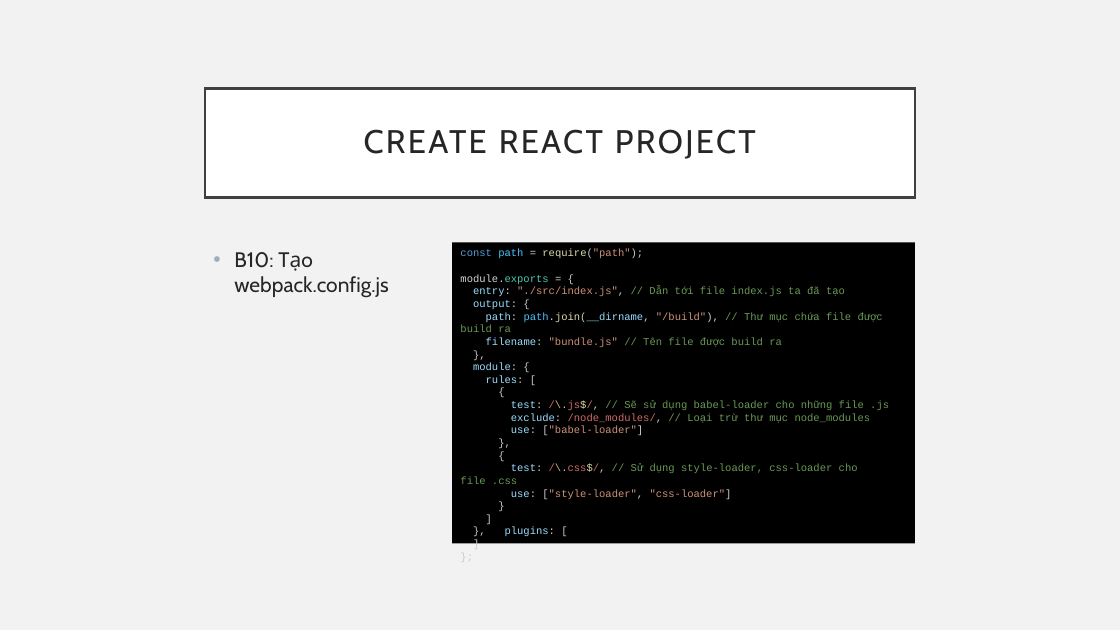
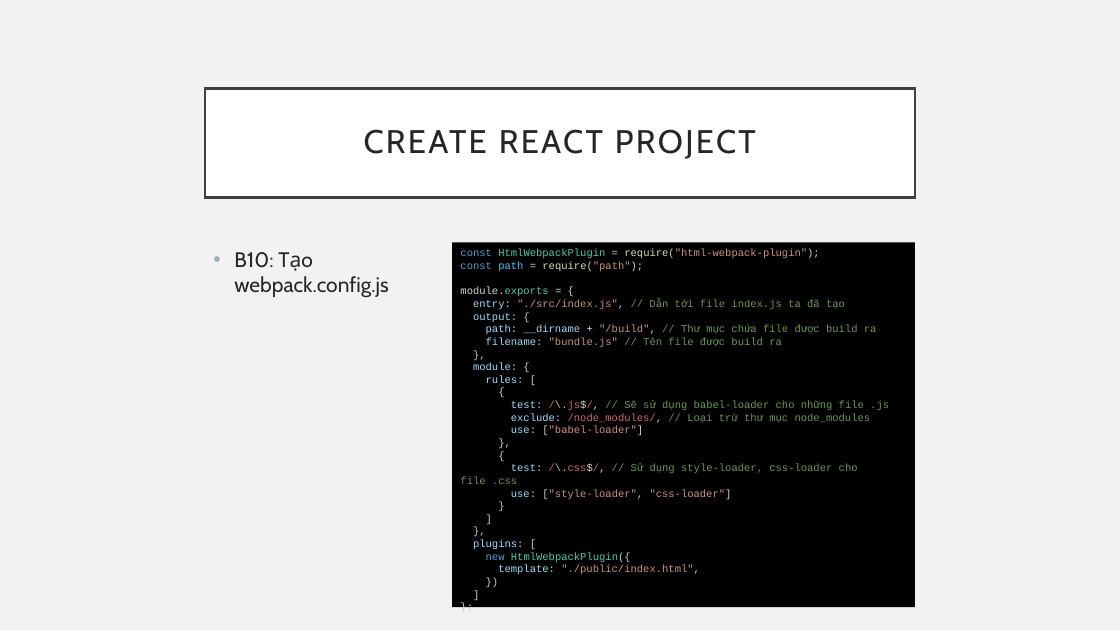
Before and after one commit to sobbingwind/React, a slide deck: slide 16 of 10_NodeJS.pptx. Drawn at 1120x630 pixels with LibreOffice and Linux fonts; fonts in the diff are those of the drawing. Boxes give left, top, right and bottom in pixels: in the first picture for what was removed or moved away, otherwise in the second. Text is boxed around its words. In the diff, an @@ line names an element or a change of style, - is before the commit and + after.

```diff
--- a/10_NodeJS.pptx
+++ b/10_NodeJS.pptx
@@ rectangle "const HtmlWebpackPlugin = require("html-webpack-plugin");": place and size @@
-rectangle "const HtmlWebpackPlugin = require("html-webpack-plugin");" at bbox=[452, 242, 915, 543]
+rectangle "const HtmlWebpackPlugin = require("html-webpack-plugin");" at bbox=[452, 242, 915, 607]
@@ text in rectangle at bbox=[460, 249, 819, 258]: paragraph added @@
+const HtmlWebpackPlugin = require("html-webpack-plugin");
@@ text in rectangle at bbox=[486, 325, 877, 334]: text changed @@
-path: path.join(__dirname, "/build"), // Thư mục chứa file được build ra
+path: __dirname + "/build", // Thư mục chứa file được build ra
@@ text in rectangle at bbox=[473, 540, 700, 575]: text changed; text colour #9CDCFE to #CE9178 @@
-}, plugins: [
+},
+plugins: [
+new HtmlWebpackPlugin({
+template: "./public/index.html",
+})
```
Also in this commit, not shown: 3 other slides changed, 1 slide added.
